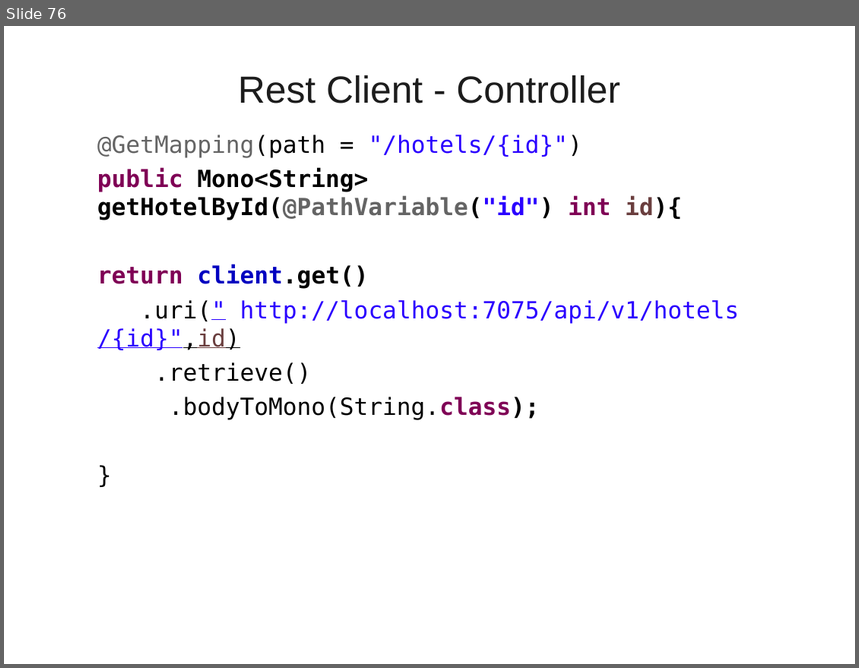
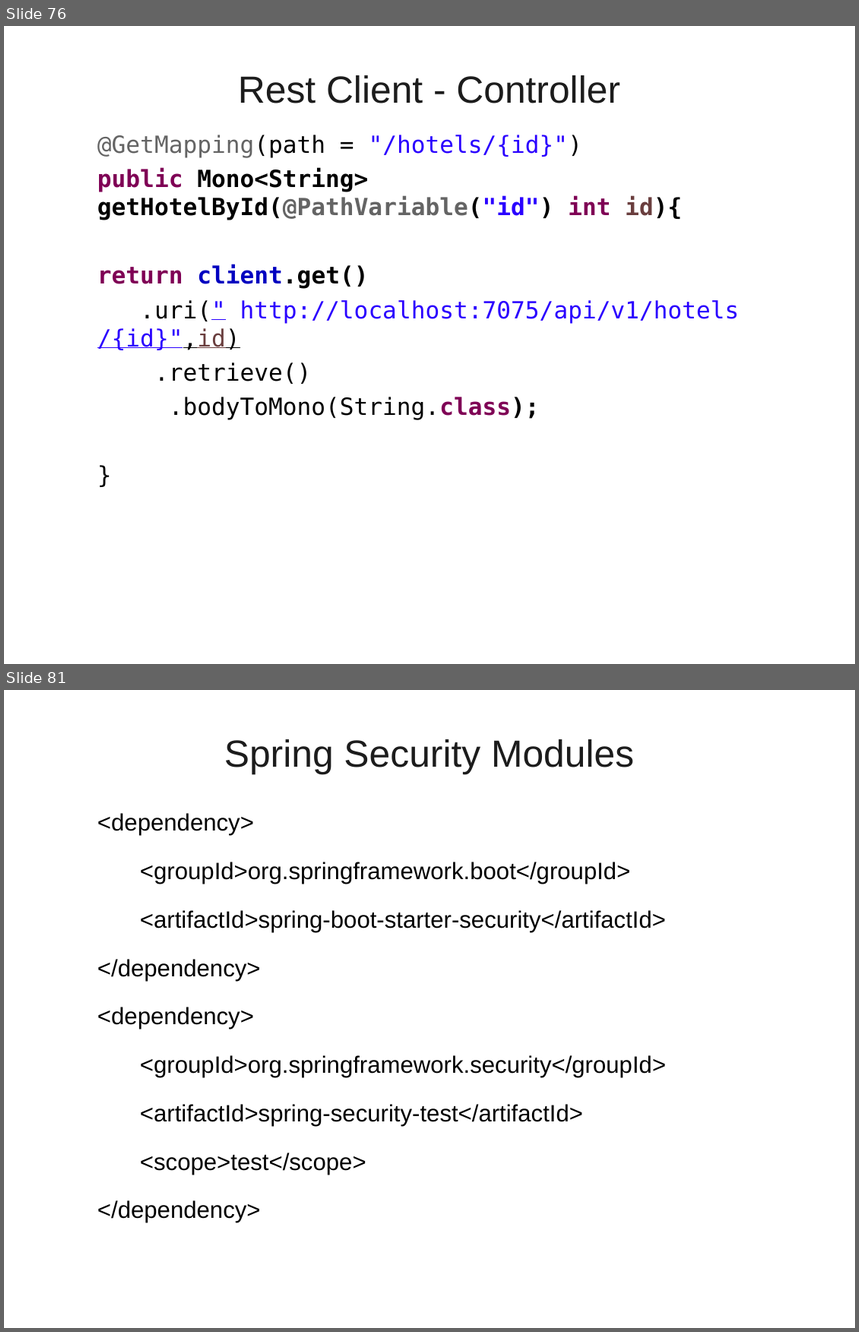
Before and after one commit to vatsanTraining/lumen_sep_2021, a slide deck: SpringBoot_Day_Two_Lumen_2021.ppt. Shown one above the other, each under a label of ours: slide 76 before the commit, slides 76 and 81 after it; the slides between them are not shown. The pictures are 859x668 and 859x1332 pixels, drawn with LibreOffice and Linux fonts; fonts in the diff are those of the drawing; background and template pictures are left out. Boxes give left, top, right and bottom in pixels: in the first picture for what was removed or moved away, otherwise in the second. Text is boxed around its words. In the diff, an @@ line names an element or a change of style, - is before the commit and + after.

```diff
--- a/SpringBoot_Day_Two_Lumen_2021.ppt
+++ b/SpringBoot_Day_Two_Lumen_2021.ppt
@@ slide 81 added at (4, 690, 855, 1328), background picture (left out) @@
@@ title added at (224, 739, 634, 774), 32 pt, text #1C1C1C @@
+Spring Security Modules
@@ text added at (97, 813, 666, 1224), 20 pt, text #000000 @@
+  <dependency>
+    <groupId>org.springframework.boot</groupId>
+    <artifactId>spring-boot-starter-security</artifactId>
+  </dependency>
+  <dependency>
+    <groupId>org.springframework.security</groupId>
+    <artifactId>spring-security-test</artifactId>
+    <scope>test</scope>
+  </dependency>
```
Also in this commit, not shown: 15 other slides added.
